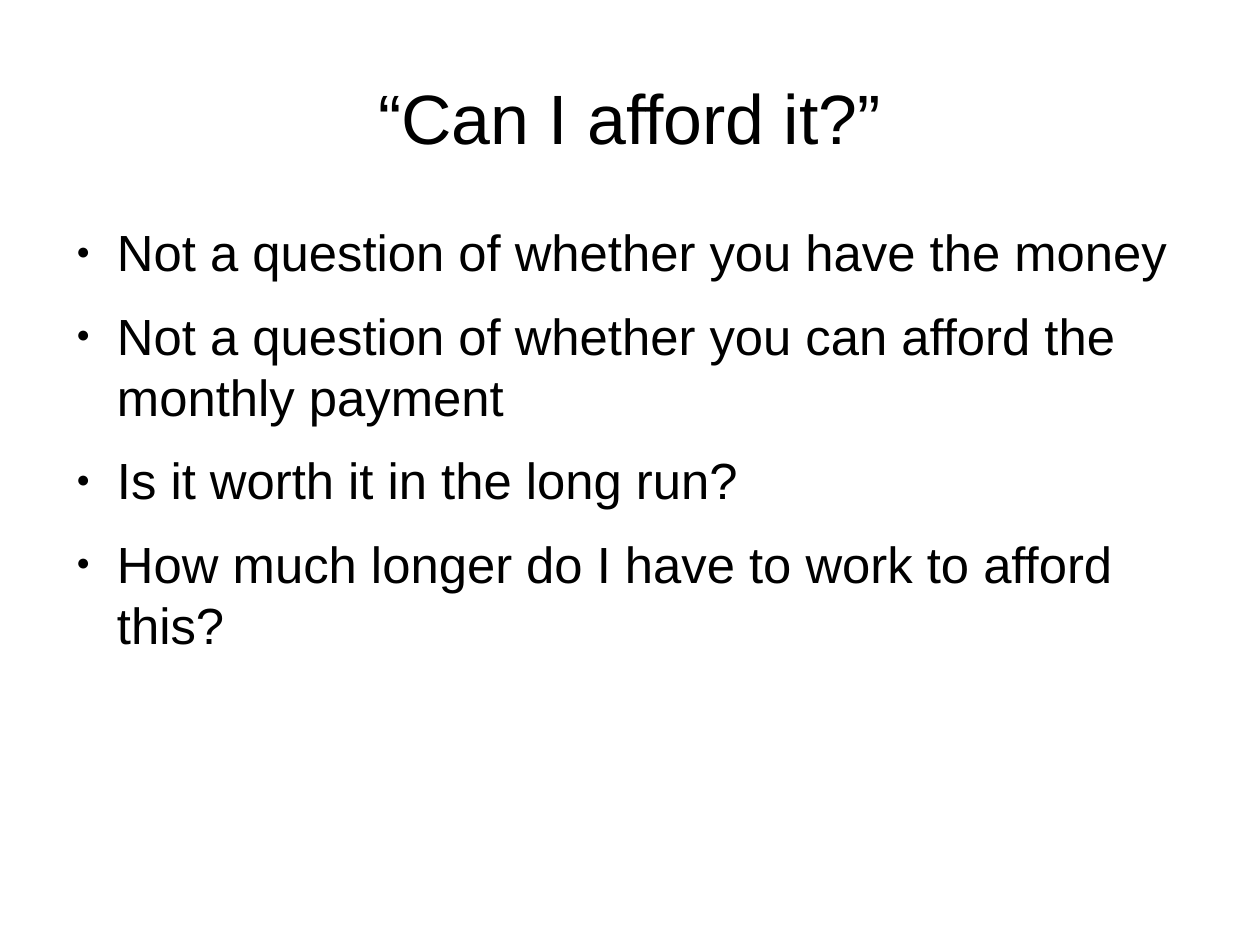
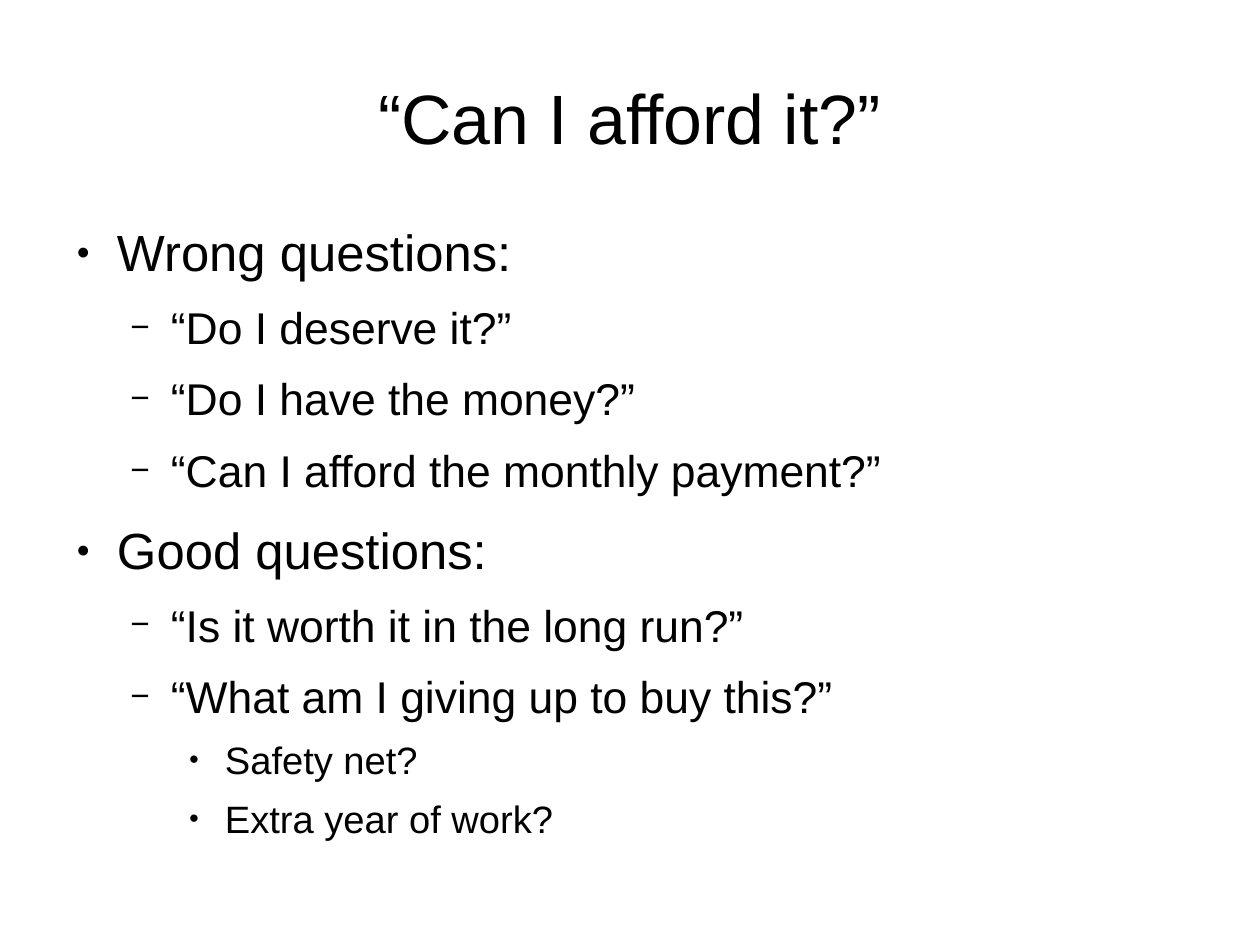
Before and after one commit to rettigs/presentations, a slide deck: slide 37 of finance_talk.odp (slide 38 before the commit). Drawn at 1260x945 pixels with LibreOffice and Linux fonts; fonts in the diff are those of the drawing. Boxes give left, top, right and bottom in pixels: in the first picture for what was removed or moved away, otherwise in the second. Text is boxed around its words. In the diff, an @@ line names an element or a change of style, - is before the commit and + after.

```diff
--- a/finance_talk.odp
+++ b/finance_talk.odp
@@ text at (x1=117, y1=234, x2=881, y2=841): text changed; size 32 to 28 pt @@
-● Not a question of whether you have the money
-● Not a question of whether you can afford the monthly payment
-● Is it worth it in the long run?
-● How much longer do I have to work to afford this?
+● Wrong questions:
+  − “Do I deserve it?”
+  − “Do I have the money?”
+  − “Can I afford the monthly payment?”
+● Good questions:
+  − “Is it worth it in the long run?”
+  − “What am I giving up to buy this?”
+    ● Safety net?
+    ● Extra year of work?
```
Also in this commit, not shown: 50 other slides changed, 8 slides added, 9 slides removed.
